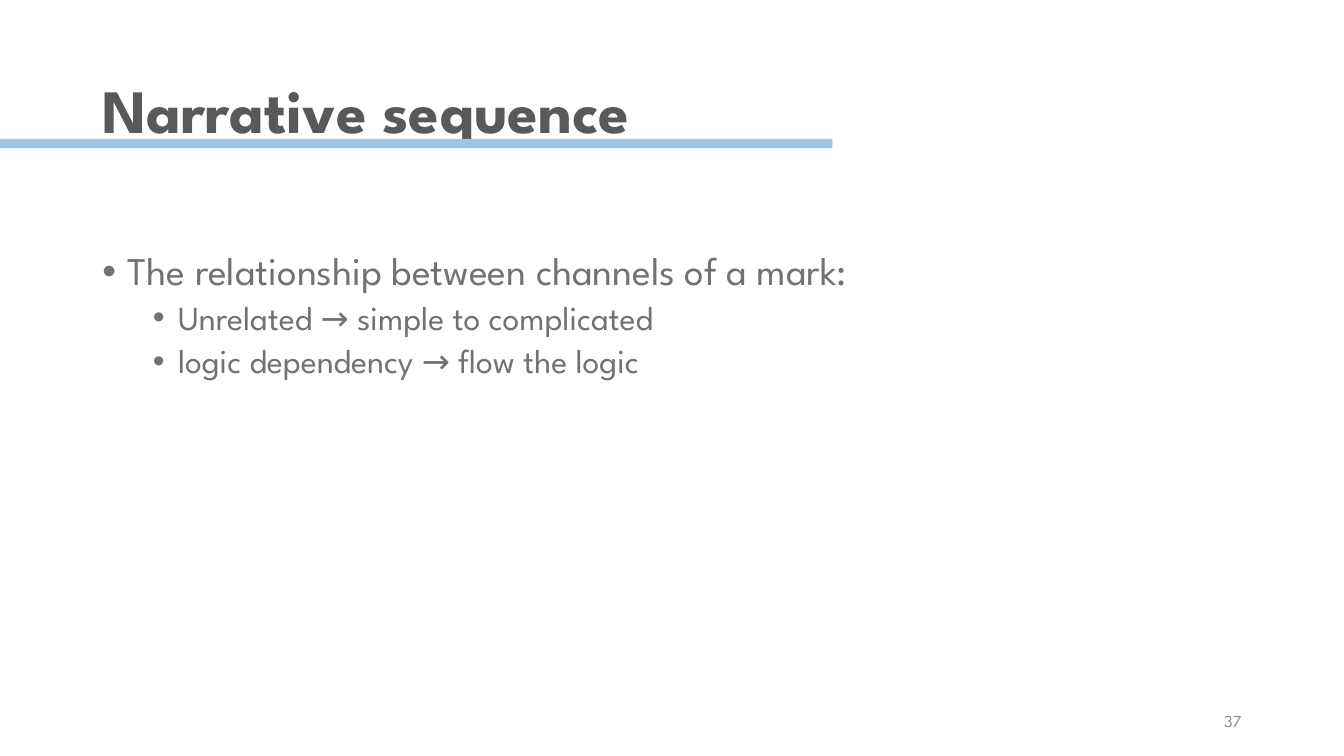
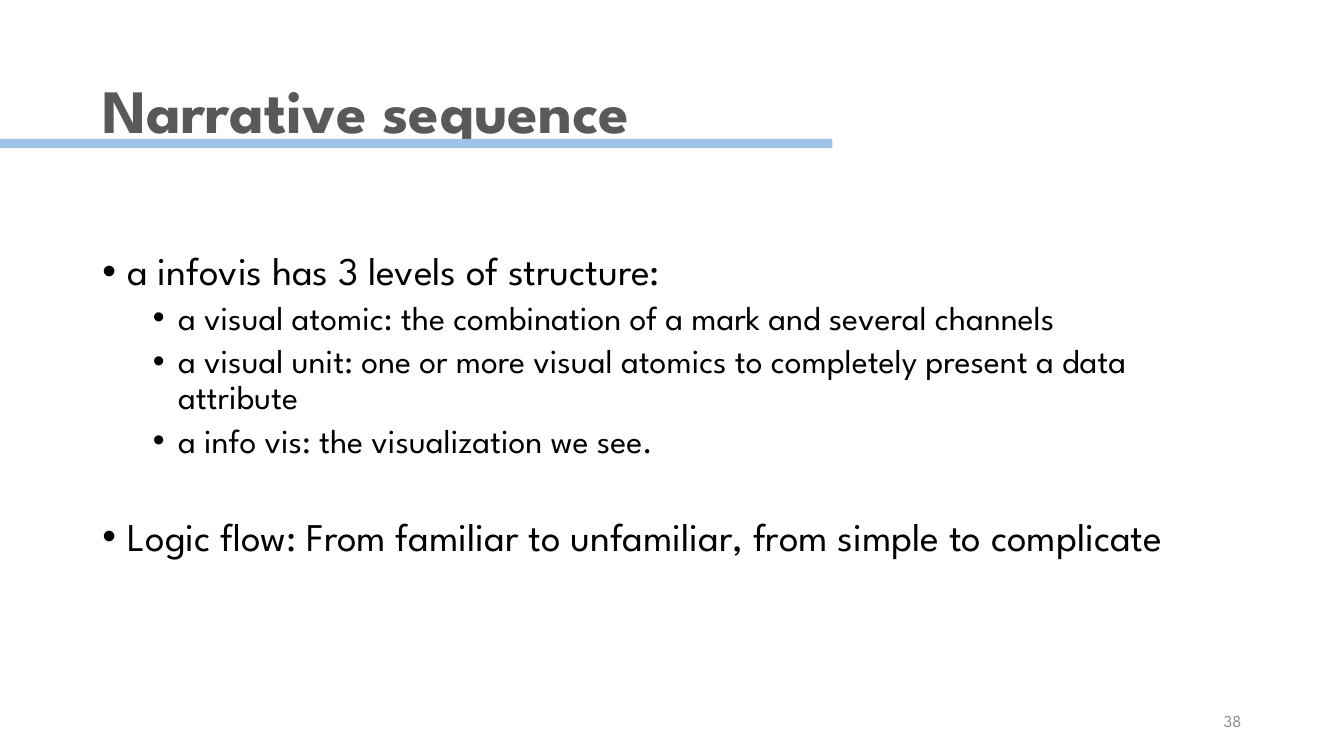
Before and after one commit to wangqianwen0418/decompose-vis, a slide deck: slide 38 of Narvis.pptx (slide 37 before the commit). Drawn at 1344x756 pixels with LibreOffice and Linux fonts; fonts in the diff are those of the drawing. Boxes give left, top, right and bottom in pixels: in the first picture for what was removed or moved away, otherwise in the second. Text is boxed around its words. In the diff, an @@ line names an element or a change of style, - is before the commit and + after.

```diff
--- a/Narvis.pptx
+++ b/Narvis.pptx
@@ text at [128, 257, 1162, 560]: text changed; text colour #767171 to #000000 @@
-• The relationship between channels of a mark:
-  • Unrelated → simple to complicated
-  • logic dependency → flow the logic
+• a infovis has 3 levels of structure:
+  • a visual atomic: the combination of a mark and several channels
+  • a visual unit: one or more visual atomics to completely present a data attribute
+  • a info vis: the visualization we see.
+• Logic flow: From familiar to unfamiliar, from simple to complicate
@@ page number at [1224, 716, 1242, 727]: text changed @@
-37
+38
```
Also in this commit, not shown: 1 slide added.
